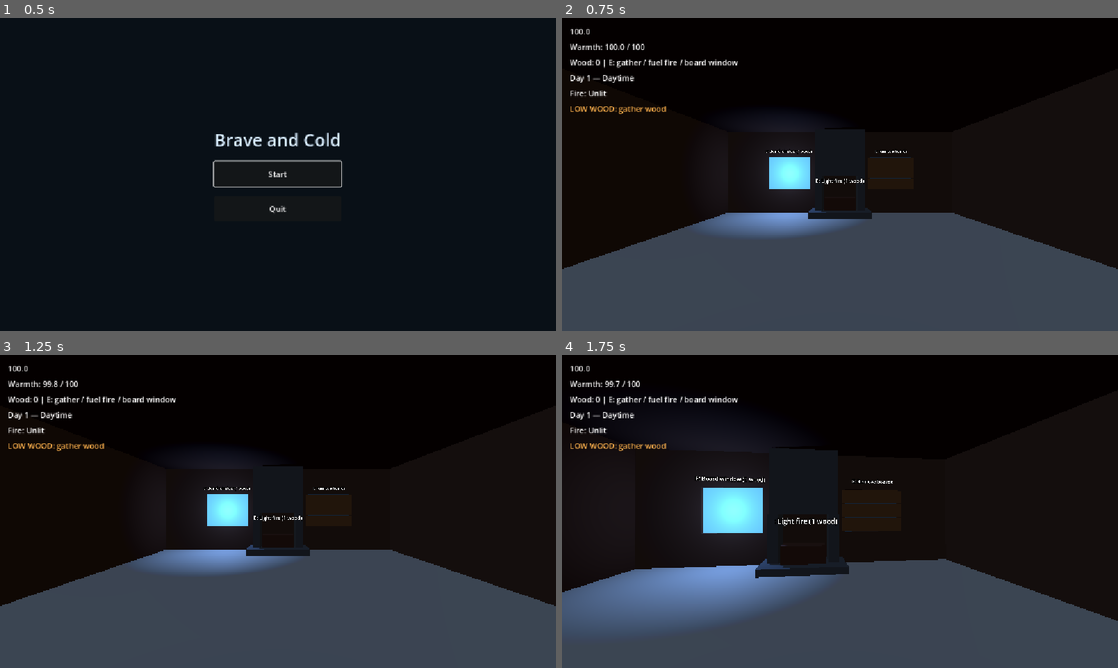
Above: before the commit, frames 1-4 (two rows, left to right).
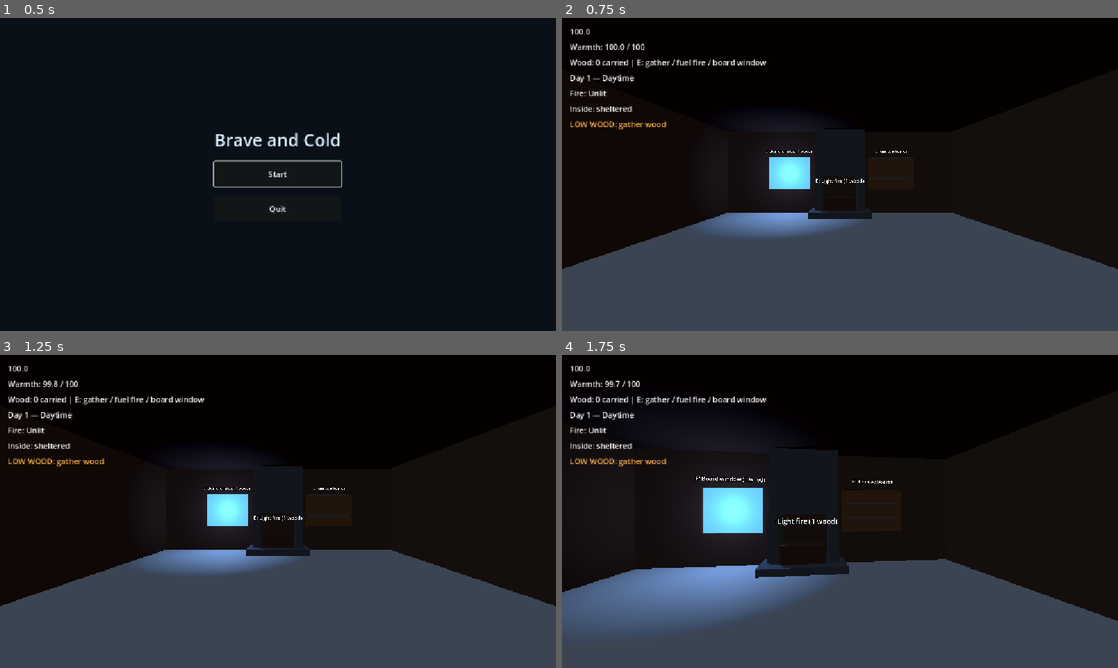
Above: after the commit, the same moments.

Repository: EarthDeparture/brave_and_cold
Game: Godot game, scene res://scenes/main_menu.tscn
Two runs of this game, one before a commit and one after it. Both use one fixed random seed, a clock stepped at 60 frames per second and the inputs below.
Inputs (mouse positions are in pixels of both pictures, inside the frame that each line leads up to):
- Up to frame 1 (0.5 s): no input
- Up to frame 2 (0.75 s): click "Start" at 0.5 s
- Up to frame 3 (1.25 s): no input
- Up to frame 4 (1.75 s): tap Enter at 1.25 s; move the mouse to (867, 511) at 1.27 s; hold W (move_up) from 1.28 s (still down); hold E (interact) from 1.28 s (still down); click (867, 511) at 1.42 s

Frame 1 is identical in both runs. In frame 2, 0.9% of the frame differs, in the area x 1-37%, y 13-36%; in frame 3, 0.9%; in frame 4, 0.9%.

Commit message:
agent(c60a6c4a): **[code] Outside-loop HUD/game-outcome hookup** — Surface wood-carrying/danger s

Diff:
--- a/brave-and-cold/scenes/hud.tscn
+++ b/brave-and-cold/scenes/hud.tscn
@@ -40,10 +40,17 @@
 offset_bottom = 170.0
 mouse_filter = 2
 
-[node name="WarningLabel" type="Label" parent="."]
+[node name="ExposureLabel" type="Label" parent="."]
 offset_left = 16.0
 offset_top = 176.0
 offset_right = 600.0
-offset_bottom = 258.0
+offset_bottom = 202.0
+mouse_filter = 2
+
+[node name="WarningLabel" type="Label" parent="."]
+offset_left = 16.0
+offset_top = 208.0
+offset_right = 700.0
+offset_bottom = 330.0
 mouse_filter = 2
 modulate = Color(1, 0.7, 0.3, 1)
--- a/brave-and-cold/scripts/hud.gd
+++ b/brave-and-cold/scripts/hud.gd
@@ -21,6 +21,8 @@
 	_on_wood_changed(player.wood)
 	Stamina.stamina_changed.connect(_on_stamina_changed)
 	_on_stamina_changed(Stamina.current_stamina, Stamina.max_stamina)
+	Temperature.exposure_changed.connect(_on_exposure_changed)
+	_on_exposure_changed(Temperature.is_outdoors)
 	Temperature.temperature_changed.connect(_on_temperature_changed)
 	_on_temperature_changed(Temperature.current_temperature, Temperature.max_temperature)
 	var fireplace = get_parent().get_node("Cottage/Fireplace")
@@ -47,7 +49,12 @@
 func _on_wood_changed(amount: int) -> void:
 	wood_amount = amount
 	_update_warnings()
-	$WoodLabel.text = "Wood: %d | E: gather / fuel fire / board window" % amount
+	$WoodLabel.text = "Wood: %d carried | E: gather / fuel fire / board window" % amount
+
+
+func _on_exposure_changed(outdoors: bool) -> void:
+	$ExposureLabel.text = "Outside: exposed" if outdoors else "Inside: sheltered"
+	_update_warnings()
 
 
 func _update_day_state() -> void:
@@ -57,6 +64,8 @@
 
 func _update_warnings() -> void:
 	var warnings: PackedStringArray = []
+	if Temperature.is_outdoors:
+		warnings.append("DANGER: exposed to cold and zombies — return to shelter")
 	if DayNight.is_night:
 		warnings.append("NIGHT: colder, more zombies")
 	if wood_amount <= low_wood_threshold:
--- a/brave-and-cold/scripts/player.gd
+++ b/brave-and-cold/scripts/player.gd
@@ -19,6 +19,7 @@
 func _ready() -> void:
 	Input.mouse_mode = Input.MOUSE_MODE_CAPTURED
 	add_to_group("players")
+	get_parent().ready.connect(_update_temperature_exposure, CONNECT_ONE_SHOT)
 
 
 func add_wood(amount: int) -> void:
@@ -88,11 +89,12 @@
 
 
 func _update_temperature_exposure() -> void:
-	Temperature.is_outdoors = true
+	var outdoors := true
 	for shelter in get_tree().get_nodes_in_group("temperature_shelters"):
 		if shelter.contains_point(global_position):
-			Temperature.is_outdoors = false
+			outdoors = false
 			break
+	Temperature.is_outdoors = outdoors
 
 
 func _interact() -> void:
--- a/brave-and-cold/scripts/temperature.gd
+++ b/brave-and-cold/scripts/temperature.gd
@@ -3,6 +3,7 @@
 
 signal temperature_changed(current: float, maximum: float)
 signal frozen_changed(frozen: bool)
+signal exposure_changed(outdoors: bool)
 
 @export var max_temperature: float = 100.0
 @export var drain_rate: float = 0.25
@@ -22,7 +23,12 @@
 			frozen_changed.emit(is_frozen)
 
 var is_frozen: bool = false
-var is_outdoors: bool = true
+var is_outdoors: bool = true:
+	set(value):
+		if is_outdoors == value:
+			return
+		is_outdoors = value
+		exposure_changed.emit(is_outdoors)
 var is_night: bool = false
 var cycle_time: float = 0.0
 
--- a/brave-and-cold/tests/test_game_outcome.gd
+++ b/brave-and-cold/tests/test_game_outcome.gd
@@ -23,6 +23,9 @@
 	clock.set_process(false)
 	temperature.drain_rate = 0.0
 	var world = _world()
+	world.get_node("Player").position = Vector3(0, 0.1, 7)
+	world.get_node("Player")._update_temperature_exposure()
+	_check(temperature.is_outdoors, "win run is outdoors")
 	world.nights_to_survive = 2
 	_check(not world.finished and not world.get_node("EndScreen").visible, "starts playing")
 	clock.advance(120.0)
@@ -36,7 +39,12 @@
 	_check("YOU WIN" in world.result_label.text, "result cannot be overwritten")
 	world.free()
 	world = _world()
-	temperature.current_temperature = 0.0
+	world.get_node("Player").position = Vector3(0, 0.1, 7)
+	world.get_node("Player")._update_temperature_exposure()
+	temperature.drain_rate = 1.0
+	temperature.current_temperature = 1.0
+	clock.advance(1.0)
+	_check(temperature.is_outdoors, "fatal cold occurs outdoors")
 	_check(world.get_node("Player").is_dead and paused, "freezing is fatal")
 	_check("GAME OVER" in world.result_label.text and "froze" in world.result_label.text, "freeze reason visible")
 	_check(Input.mouse_mode == Input.MOUSE_MODE_VISIBLE, "end releases cursor")
@@ -47,6 +55,8 @@
 	world = _world()
 	world.nights_to_survive = 1
 	temperature.drain_rate = 1.0
+	world.get_node("Player").position = Vector3(0, 0.1, 7)
+	world.get_node("Player")._update_temperature_exposure()
 	clock.cycle_time = 239.0
 	temperature.current_temperature = 0.1
 	clock.advance(1.0)
--- a/brave-and-cold/tests/test_hud.gd
+++ b/brave-and-cold/tests/test_hud.gd
@@ -26,6 +26,13 @@
 	_check("LOW WOOD" in warnings.text, "initial low wood")
 	player.add_wood(3)
 	_check(not warnings.visible, "safe state hides warnings")
+	_check("Wood: 3 carried" in hud.get_node("WoodLabel").text, "carried inventory shown")
+	player.position = Vector3(0, 0.1, 7)
+	player._update_temperature_exposure()
+	_check("Outside" in hud.get_node("ExposureLabel").text and "DANGER" in warnings.text, "outside danger updates without warmth change")
+	player.position = Vector3(0, 0.1, 4)
+	player._update_temperature_exposure()
+	_check("Inside" in hud.get_node("ExposureLabel").text and not warnings.visible, "return to shelter clears danger")
 	player.consume_wood()
 	_check("LOW WOOD" in warnings.text, "wood boundary")
 	fire.interact(player)
@@ -38,6 +45,7 @@
 	world.add_child(hud)
 	warnings = hud.get_node("WarningLabel")
 	_check(hud.get_node("FireLabel").text == "Fire: Lit", "HUD recreation reads lit fire")
+	_check("Inside" in hud.get_node("ExposureLabel").text, "HUD recreation reads exposure")
 	fire.advance(20.0)
 	_check(hud.get_node("FireLabel").text == "Fire: Unlit", "burnout updates HUD")
 	player.add_wood(1)
Not shown, changed: brave-and-cold/docs/game-outcome-review.md
Not shown, changed: brave-and-cold/docs/hud-review.md
